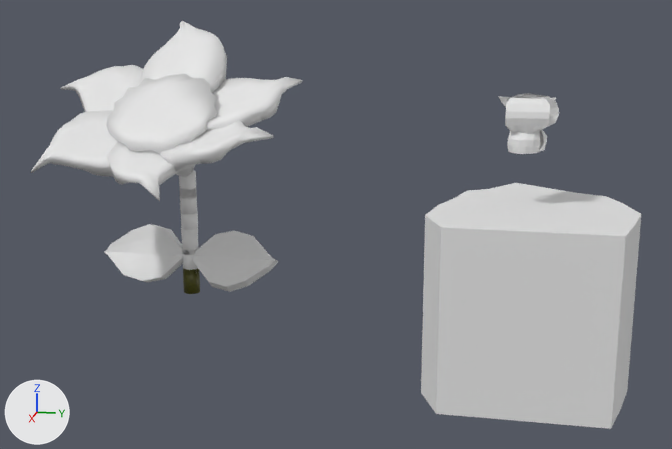
A saved change to the glTF model Project/Assets/Enemy/FlowerSunward/FlowerSunward.gltf.
Both versions are drawn from a 50 mm lens placed at (10.22, 3.82, 3.28), pointed at (0.29, 1.84, 0.8). Every picture has the same lights, and +X, +Y and +Z are marked at lower left. The picture after the commit comes second. Where no turn or scale is listed for an object, it has been applied to the vertices.

The scene before the commit, as lines of its bpy script (objects in view):
```python
ob_円柱_003 = bpy.data.objects.new('円柱.003', me_円柱_009)
ob_円柱_003.location = (0.0, 0.0, 0.0)
ob_円柱_007 = bpy.data.objects.new('円柱.007', me_円柱_010)
ob_円柱_007.location = (0.0, 0.0, 0.0)
ob_円柱_008 = bpy.data.objects.new('円柱.008', me_円柱_011)
ob_円柱_008.location = (0.0, 0.0, 0.0)
ob_円柱_009 = bpy.data.objects.new('円柱.009', me_円柱_012)
ob_円柱_009.location = (0.0, 0.0, 0.0)
ob_平面 = bpy.data.objects.new('平面', me_平面)
ob_平面.location = (0.0, 0.0, 0.0)
ob_平面_001 = bpy.data.objects.new('平面.001', me_平面_001)
ob_平面_001.location = (-0.189, 3.841, 1.905)
ob_平面_002 = bpy.data.objects.new('平面.002', me_平面_002)
ob_平面_002.location = (0.227, 3.871, 1.945)
ob_平面_003 = bpy.data.objects.new('平面.003', me_平面_003)
ob_平面_003.location = (-0.18, 4.022, 1.954)
ob_立方体 = bpy.data.objects.new('立方体', me_立方体_003)
ob_立方体.location = (0.215, 3.955, 0.047)
# also in view: '平面.005' at (0.96, 0.72, 1.77); '平面.007' at (0.89, -0.64, 1.73); '円錐.033' at (0.55, 0.02, 1.79); '平面.006' at (1.15, 0.03, 1.6); '平面.008' at (0.34, -0.77, 2.1)
```
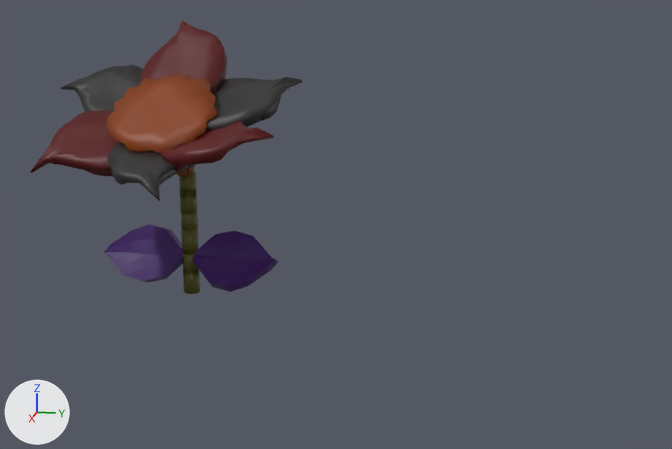
The change, as a list of edits to the scene's bpy script:
```text
Change me_円柱_008:
    where me_円柱_008.from_pydata(...)  # 64 vertices, 124 faces; spans x -0.052..0.142, y -0.08..0.115, z 0.053..0.357
    add me_円柱_008.materials.append(mat_マテリアル)  # picture img_flowersunward
Change me_円柱_009:
    where me_円柱_009.from_pydata(...)  # 64 vertices, 124 faces; spans x -0.052..0.142, y -0.08..0.115, z 0.303..0.607
    add me_円柱_009.materials.append(mat_マテリアル)  # picture img_flowersunward
Change me_円柱_010:
    where me_円柱_010.from_pydata(...)  # 64 vertices, 124 faces; spans x -0.061..0.134, y -0.079..0.115, z 0.557..0.861
    add me_円柱_010.materials.append(mat_マテリアル)  # picture img_flowersunward
Change me_円柱_011:
    where me_円柱_011.from_pydata(...)  # 64 vertices, 124 faces; spans x -0.052..0.142, y -0.08..0.115, z 0.793..1.097
    add me_円柱_011.materials.append(mat_マテリアル)  # picture img_flowersunward
Change me_円柱_012:
    where me_円柱_012.from_pydata(...)  # 64 vertices, 124 faces; spans x -0.052..0.142, y -0.08..0.115, z 0.979..1.282
    add me_円柱_012.materials.append(mat_マテリアル)  # picture img_flowersunward
Change me_円錐_034:
    where me_円錐_034.from_pydata(...)  # 53 vertices, 102 faces; spans x -0.038..1.145, y -0.594..0.624, z 1.157..2.432
    add me_円錐_034.materials.append(mat_マテリアル)  # picture img_flowersunward
Change me_平面:
    where me_平面.from_pydata(...)  # 242 vertices, 480 faces; spans x -0.59..0.407, y -0.442..0.499, z 2.158..2.992
    add me_平面.materials.append(mat_マテリアル)  # picture img_flowersunward
Change me_平面_004:
    where me_平面_004.from_pydata(...)  # 242 vertices, 480 faces; spans x -0.029..0.849, y 0.154..1.408, z 1.803..2.41
    add me_平面_004.materials.append(mat_マテリアル)  # picture img_flowersunward
Change me_平面_005:
    where me_平面_005.from_pydata(...)  # 242 vertices, 480 faces; spans x 0.432..1.478, y 0.055..1.38, z 1.522..2.019
    add me_平面_005.materials.append(mat_マテリアル)  # picture img_flowersunward
Change me_平面_006:
    where me_平面_006.from_pydata(...)  # 242 vertices, 480 faces; spans x 0.572..1.726, y -0.433..0.498, z 1.298..1.897
    add me_平面_006.materials.append(mat_マテリアル)  # picture img_flowersunward
Change me_平面_007:
    where me_平面_007.from_pydata(...)  # 242 vertices, 480 faces; spans x 0.441..1.335, y -1.247..-0.025, z 1.423..2.044
    add me_平面_007.materials.append(mat_マテリアル)  # picture img_flowersunward
Change me_平面_008:
    where me_平面_008.from_pydata(...)  # 242 vertices, 480 faces; spans x -0.097..0.77, y -1.438..-0.093, z 1.706..2.501
    add me_平面_008.materials.append(mat_マテリアル)  # picture img_flowersunward
Change me_立方体_014:
    where me_立方体_014.from_pydata(...)  # 50 vertices, 96 faces; spans x -0.172..0.257, y -1.058..-0.059, z -0.082..0.61
    add me_立方体_014.materials.append(mat_マテリアル)  # picture img_flowersunward
Change me_立方体_004:
    where me_立方体_004.from_pydata(...)  # 50 vertices, 96 faces; spans x -0.186..0.303, y 0.081..1.081, z -0.114..0.577
    add me_立方体_004.materials.append(mat_マテリアル)  # picture img_flowersunward
Remove ob_立方体:
    ob_立方体 = bpy.data.objects.new('立方体', me_立方体_003)
    ob_立方体.location = (0.215, 3.955, 0.047)
Remove ob_平面_001:
    ob_平面_001 = bpy.data.objects.new('平面.001', me_平面_001)
    ob_平面_001.location = (-0.189, 3.841, 1.905)
Remove ob_平面_002:
    ob_平面_002 = bpy.data.objects.new('平面.002', me_平面_002)
    ob_平面_002.location = (0.227, 3.871, 1.945)
Remove ob_平面_003:
    ob_平面_003 = bpy.data.objects.new('平面.003', me_平面_003)
    ob_平面_003.location = (-0.18, 4.022, 1.954)
```

What differs and where, as boxes (x1, y1, x2, y2) in the pictures (672 x 449 px):
'立方体', deleted: before (421, 183, 641, 429)
'円錐.033', recoloured (white to brown): (106, 74, 217, 177) in both
'立方体.012', recoloured (white to purple): (193, 231, 278, 292) in both
'平面', recoloured (white to brown): (140, 20, 227, 93) in both
'平面.007', recoloured (white to brown): (31, 110, 118, 177) in both
'立方体.011', recoloured (white to purple): (104, 224, 183, 282) in both
'平面.004', recoloured (white to black): (206, 77, 302, 131) in both
'平面.005', recoloured (white to brown): (160, 120, 274, 171) in both
'平面.006', recoloured (white to black): (107, 142, 195, 201) in both
'平面.008', recoloured (white to grey): (61, 65, 143, 112) in both
'平面.002', deleted: before (505, 96, 550, 154)
'円柱.003', recoloured (white to yellow): (181, 228, 199, 255) in both
'平面.003', deleted: before (522, 93, 559, 151)
'円柱.008', recoloured (white to yellow): (180, 188, 197, 214) in both
'円柱.009', recoloured (white to yellow): (179, 170, 197, 199) in both
'円柱.007', recoloured (white to yellow): (181, 211, 198, 232) in both
'円柱.002', recoloured (white to yellow): (183, 248, 199, 274) in both
'平面.001', deleted (mostly hidden): before (498, 94, 556, 152)
